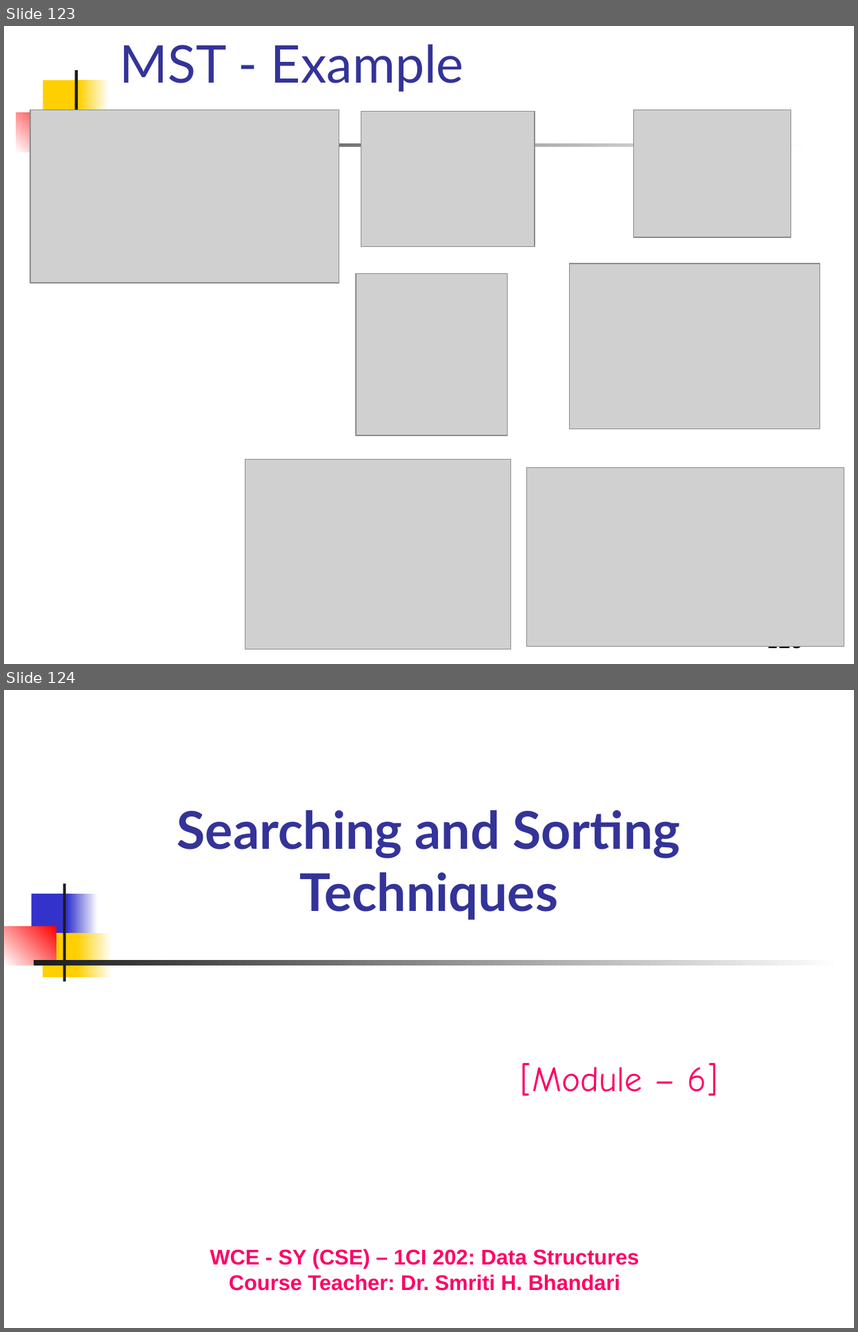
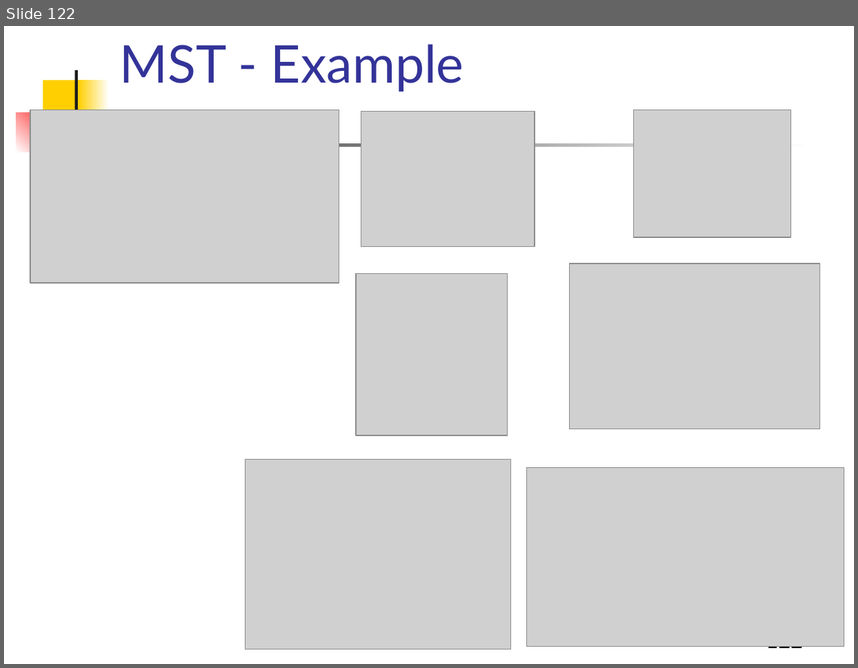
Before and after one commit to Aashishsharma/Learnings, a slide deck: DS and Algo/DS.pptx. Shown one above the other, each under a label of ours: slides 123 and 124 before the commit, slide 122 after it. The pictures are 858x1332 and 858x668 pixels, drawn with LibreOffice and Linux fonts; fonts in the diff are those of the drawing; grey boxes stand for pictures. Boxes give left, top, right and bottom in pixels: in the first picture for what was removed or moved away, otherwise in the second. Text is boxed around its words. In the diff, an @@ line names an element or a change of style, - is before the commit and + after.

```diff
--- a/DS and Algo/DS.pptx
+++ b/DS and Algo/DS.pptx
@@ slide 124 removed at (4, 690, 854, 1328), background #FFFFFF @@
@@ title removed at (177, 810, 680, 920) @@
-Searching and Sorting Techniques
@@ group removed at (4, 884, 842, 982): 7 rectangles @@
@@ subtitle removed at (521, 1063, 718, 1096) @@
-[Module – 6]
@@ text removed at (210, 1248, 639, 1290) @@
-WCE - SY (CSE) – 1CI 202: Data Structures
-Course Teacher: Dr. Smriti H. Bhandari
@@ what was slide 123 is now slide 122 @@
@@ page number at (766, 646, 803, 652): text changed @@
-123
+122
```
Also in this commit, not shown: 2 slides changed, 71 other slides removed, 1 other file.
